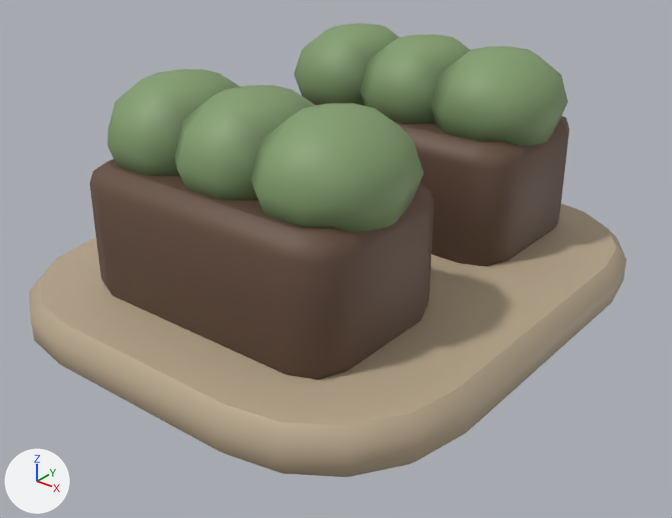
The glTF model assets/models/regions/valley_restaurant_1.glb: old version first, new version second.
The view is the same before and after, from a 50 mm camera at (-1.94, -2.78, 2.24) aimed at (-4.43, 0.33, 0.3). The lights are fixed; the arrows at lower left show +X, +Y and +Z. The picture after the commit comes second. Vertices at exactly the same position are counted once.

Before the edit, the objects in view are built like this:
```python
me_restaurant1 = bpy.data.meshes.new('Restaurant1')
me_restaurant1.from_pydata(...)  # 536 vertices, 1036 faces; spans x -5.66..-3.38, y -0.86..1.82, z 0.03..1.21
me_restaurant1.materials.append(mat_ceramic)
ob_restaurant1 = bpy.data.objects.new('Restaurant1', me_restaurant1)
ob_restaurant1.location = (0.0, 0.0, 0.0)
```
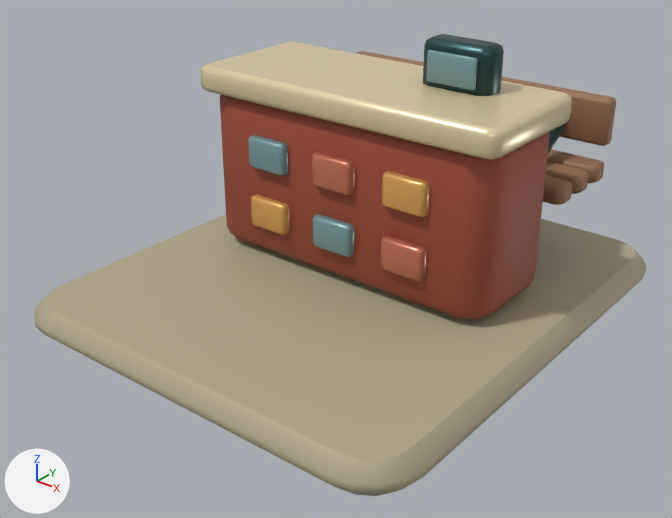
Pixel boxes (x1, y1, x2, y2) of what changed, in the pictures (672 x 518 px; the box of a moved part takes in the faces that stretch with it):
'Restaurant1', reshaped
    before: (29, 23, 627, 477)
    after: (34, 34, 646, 496)
part 1 of me_restaurant1, moved or reshaped
    before: (90, 159, 434, 380)
    after: (251, 194, 290, 235)
part 2 of me_restaurant1, moved or reshaped
    before: (302, 95, 570, 266)
    after: (313, 214, 354, 257)
part 3 of me_restaurant1, added (brown)
    after: (380, 236, 427, 281)
part 4 of me_restaurant1, added (cyan)
    after: (248, 135, 288, 176)
part 5 of me_restaurant1, added (brown)
    after: (312, 152, 355, 195)
part 6 of me_restaurant1, added (orange)
    after: (382, 171, 430, 217)
part 7 of me_restaurant1, rebuilt
    before: (29, 204, 627, 477)
    after: (34, 214, 646, 496)
part 8 of me_restaurant1, deleted (green)
    before: (251, 103, 424, 233)
part 9 of me_restaurant1, deleted (green)
    before: (360, 34, 470, 123)
part 10 of me_restaurant1, deleted (green)
    before: (175, 85, 316, 200)
part 11 of me_restaurant1, deleted (green)
    before: (107, 69, 240, 175)
part 12 of me_restaurant1, reshaped
    before: (294, 23, 568, 146)
    after: (200, 34, 616, 320)

What changed in the scene script:
```text
Add mat_metal:
    mat_metal = bpy.data.materials.new('Metal')
    mat_metal.use_nodes = True; mat_metal.node_tree.nodes.clear()
    _N = mat_metal.node_tree.nodes; _L = mat_metal.node_tree.links
    n0 = _N.new('ShaderNodeBsdfPrincipled'); n0.name = 'Principled BSDF'
    n0.inputs[1].default_value = 0.63  # 'Metallic'
    n0.inputs[2].default_value = 0.34  # 'Roughness'
    n1 = _N.new('ShaderNodeOutputMaterial'); n1.name = 'Material Output'
    n2 = _N.new('ShaderNodeVertexColor'); n2.name = 'Color Attribute'
    _L.new(n0.outputs[0], n1.inputs[0])  # 'BSDF' to 'Surface'
    _L.new(n2.outputs[0], n0.inputs[0])  # 'Color' to 'Base Color'
Add mat_tint:
    mat_tint = bpy.data.materials.new('Tint')
    mat_tint.use_nodes = True; mat_tint.node_tree.nodes.clear()
    _N = mat_tint.node_tree.nodes; _L = mat_tint.node_tree.links
    n0 = _N.new('ShaderNodeBsdfPrincipled'); n0.name = 'Principled BSDF'
    n0.inputs[1].default_value = 0.11  # 'Metallic'
    n0.inputs[2].default_value = 0.22  # 'Roughness'
    n1 = _N.new('ShaderNodeOutputMaterial'); n1.name = 'Material Output'
    n2 = _N.new('ShaderNodeVertexColor'); n2.name = 'Color Attribute'
    _L.new(n0.outputs[0], n1.inputs[0])  # 'BSDF' to 'Surface'
    _L.new(n2.outputs[0], n0.inputs[0])  # 'Color' to 'Base Color'
Add mat_paint:
    mat_paint = bpy.data.materials.new('Paint')
    mat_paint.use_nodes = True; mat_paint.node_tree.nodes.clear()
    _N = mat_paint.node_tree.nodes; _L = mat_paint.node_tree.links
    n0 = _N.new('ShaderNodeBsdfPrincipled'); n0.name = 'Principled BSDF'
    n0.inputs[1].default_value = 0.24  # 'Metallic'
    n0.inputs[2].default_value = 0.3  # 'Roughness'
    n1 = _N.new('ShaderNodeOutputMaterial'); n1.name = 'Material Output'
    n2 = _N.new('ShaderNodeVertexColor'); n2.name = 'Color Attribute'
    _L.new(n0.outputs[0], n1.inputs[0])  # 'BSDF' to 'Surface'
    _L.new(n2.outputs[0], n0.inputs[0])  # 'Color' to 'Base Color'
Change me_restaurant1:
    remove me_restaurant1.from_pydata(...)  # 536 vertices, 1036 faces; spans x -5.66..-3.38, y -0.86..1.82, z 0.03..1.21
    add me_restaurant1.from_pydata(...)  # 1124 vertices, 2180 faces; spans x -5.53..-3.37, y -0.73..1.75, z 0.0..1.32
    me_restaurant1 part 1: the loose piece of 72 vertices spanning x -5.22..-3.82, y -0.52..0.34, z 0.19..0.85 is scaled about its middle by (0.166, 0.0703, 0.253), then moved by (-0.33, 0.44, -0.1), in mat_paint
    me_restaurant1 part 2: the loose piece of 72 vertices spanning x -5.22..-3.82, y 0.74..1.61, z 0.19..0.85 is scaled about its middle by (0.166, 0.0703, 0.253), then moved by (0.07, -0.82, -0.1), in mat_paint
    me_restaurant1 part 3: the loose piece of 72 vertices spanning x -5.22..-3.82, y -0.52..0.34, z 0.19..0.85 is copied, and the copy is scaled about its middle by (0.166, 0.0703, 0.253), then moved by (0.47, 0.44, -0.1), in mat_paint; it spans x -4.16..-3.93, y 0.31..0.38, z 0.34..0.5
    me_restaurant1 part 4: the loose piece of 72 vertices spanning x -5.22..-3.82, y -0.52..0.34, z 0.19..0.85 is copied, and the copy is scaled about its middle by (0.166, 0.0703, 0.253), then moved by (-0.33, 0.44, 0.21), in mat_paint; it spans x -4.97..-4.74, y 0.31..0.38, z 0.65..0.81
    me_restaurant1 part 5: the loose piece of 72 vertices spanning x -5.22..-3.82, y -0.52..0.34, z 0.19..0.85 is copied, and the copy is scaled about its middle by (0.166, 0.0703, 0.253), then moved by (0.07, 0.44, 0.21), in mat_paint; it spans x -4.57..-4.34, y 0.31..0.38, z 0.65..0.81
    me_restaurant1 part 6: the loose piece of 72 vertices spanning x -5.22..-3.82, y -0.52..0.34, z 0.19..0.85 is copied, and the copy is scaled about its middle by (0.166, 0.0703, 0.253), then moved by (0.47, 0.44, 0.21), in mat_paint; it spans x -4.16..-3.93, y 0.31..0.38, z 0.65..0.81
    me_restaurant1 part 7: the loose piece of 80 vertices spanning x -5.66..-3.38, y -0.86..1.82, z 0.03..0.25 is rebuilt with 80 vertices and now spans x -5.53..-3.37, y -0.73..1.75, z 0.0..0.16
    me_restaurant1 part 8: the loose piece of 52 vertices spanning x -4.42..-3.76, y -0.44..0.26, z 0.67..1.21 is deleted
    me_restaurant1 part 9: the loose piece of 52 vertices spanning x -4.85..-4.19, y 0.82..1.52, z 0.67..1.21 is deleted
    me_restaurant1 part 10: the loose piece of 52 vertices spanning x -4.85..-4.19, y -0.44..0.26, z 0.67..1.21 is deleted
    me_restaurant1 part 11: the loose piece of 52 vertices spanning x -5.28..-4.62, y -0.44..0.26, z 0.67..1.21 is deleted
    me_restaurant1 part 12: 104 vertices removed from x -5.28..-3.76, y 0.82..1.52, z 0.67..1.21; 612 vertices added at x -5.29..-3.61, y 0.31..1.6, z 0.15..1.32
    add me_restaurant1.materials.append(mat_paint)
    add me_restaurant1.materials.append(mat_metal)
    add me_restaurant1.materials.append(mat_tint)
```
